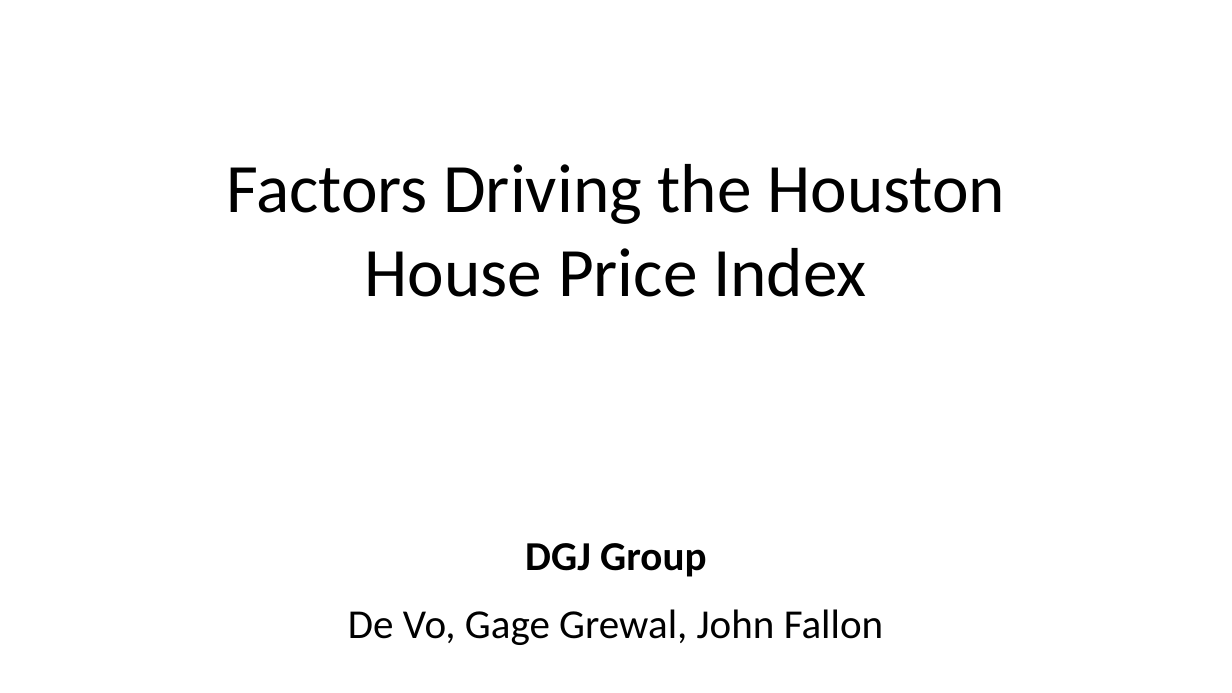
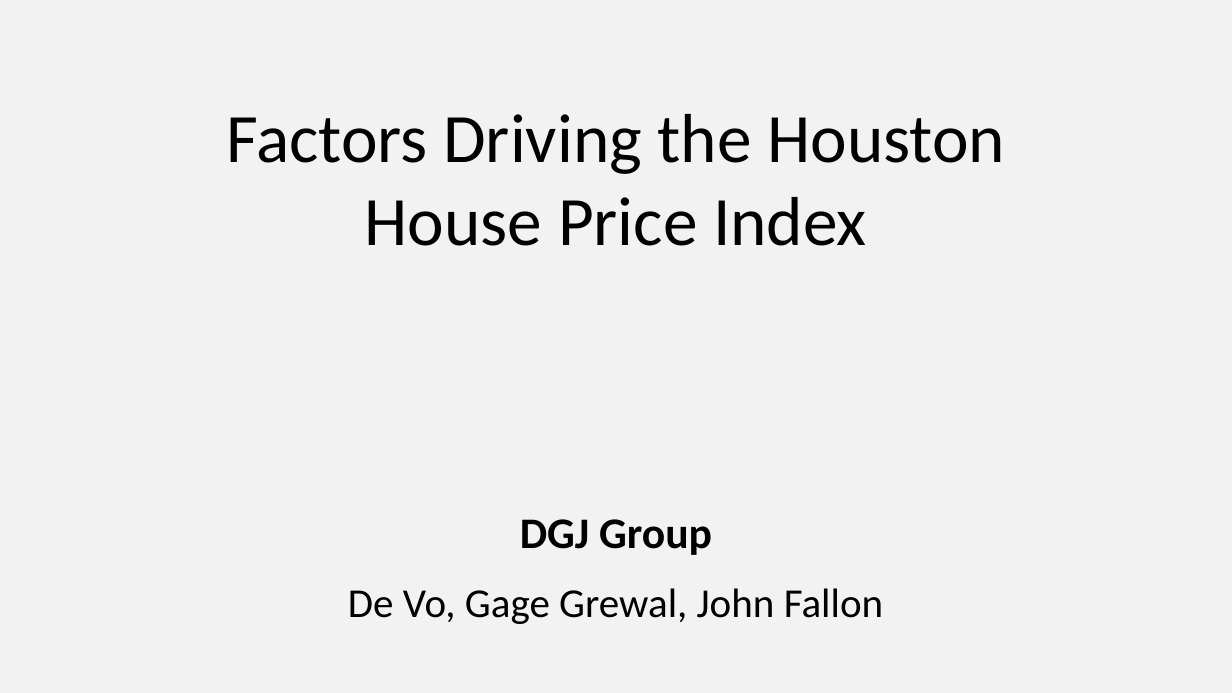
Before and after one commit to dxvo/DGJ_project, a slide deck: slide 1 of Final_Presentation.pptx. Drawn at 1232x693 pixels with LibreOffice and Linux fonts; fonts in the diff are those of the drawing. Boxes give left, top, right and bottom in pixels: in the first picture for what was removed or moved away, otherwise in the second. Text is boxed around its words. In the diff, an @@ line names an element or a change of style, - is before the commit and + after.

```diff
--- a/Final_Presentation.pptx
+++ b/Final_Presentation.pptx
@@ background #FFFFFF to #F2F2F2 @@
@@ text "Factors Driving the Houston House ...": place and size @@
-text "Factors Driving the Houston House ..." at <box>226,164,1005,297</box>
+text "Factors Driving the Houston House ..." at <box>226,114,1005,246</box>
@@ text "DGJ Group": place and size @@
-text "DGJ Group" at <box>348,543,883,645</box>
+text "DGJ Group" at <box>348,519,883,624</box>
@@ text at <box>520,519,712,555</box>: size 32 to 34 pt in "DGJ Group" @@
```
Also in this commit, not shown: 11 other slides changed, 6 slides added, 3 slides removed, 7 other files.
